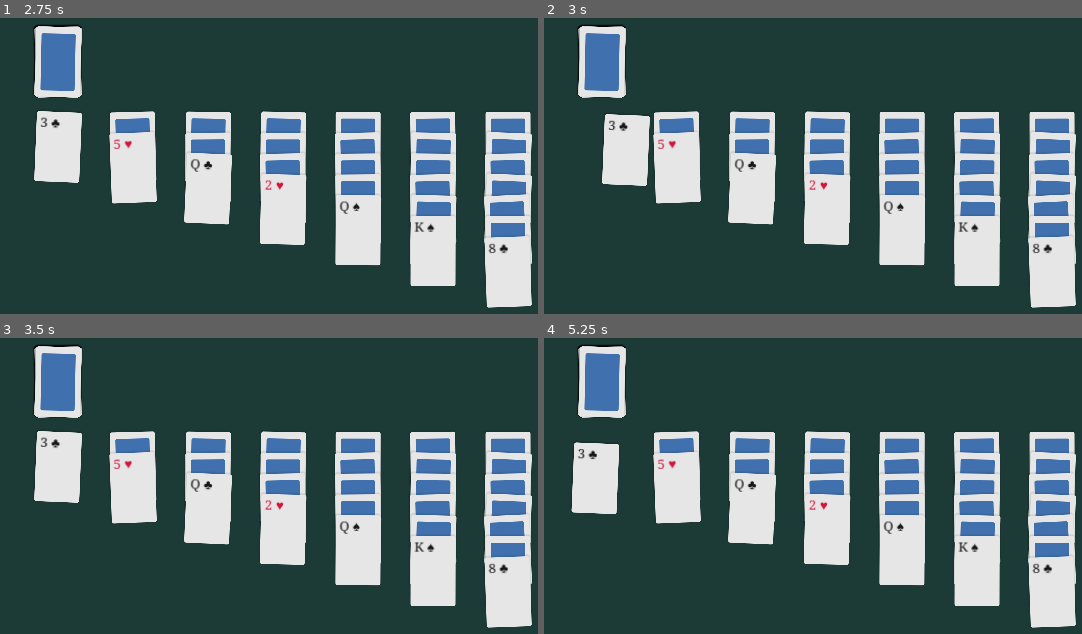
Above: before the commit, frames 1-4 (two rows, left to right).
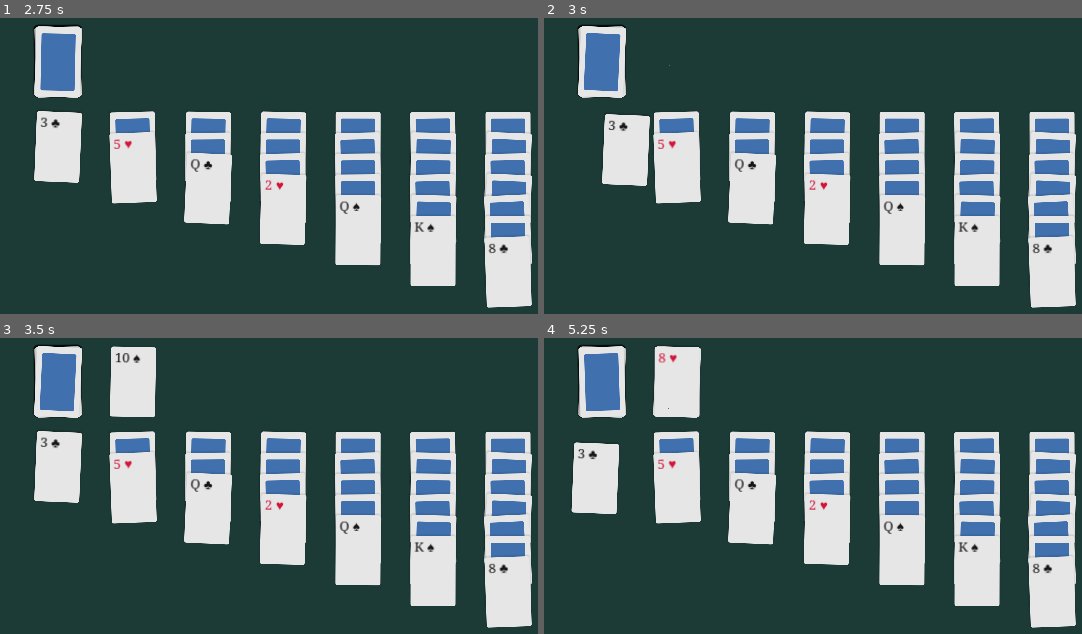
Above: after the commit, the same moments.

Repository: benet1one/klondike
Game: Godot game, scene res://game.tscn
Same seed, same stepped clock (60 frames per second), same inputs: the game is played once before the commit and once after it.
Inputs (mouse positions are in pixels of both pictures, inside the frame that each line leads up to):
- Up to frame 1 (2.75 s): click (59, 148) at 0.52 s; click (59, 148) at 1.27 s; click (59, 148) at 2.02 s
- Up to frame 2 (3 s): tap Enter at 2.75 s; move the mouse to (1028, 201) at 2.77 s; tap Tab (stack_event, bound only after the commit) at 2.85 s
- Up to frame 3 (3.5 s): no input
- Up to frame 4 (5.25 s): tap Space at 3.5, 5 s; move the mouse to (689, 565) at 3.52 s; tap Tab (stack_event, bound only after the commit) at 3.6, 4.35, 5.1 s; tap Enter at 4.25 s; move the mouse to (931, 444) at 4.27 s; move the mouse to (807, 633) at 5.02 s

Frame 1 is identical in both runs. In frame 2, less than 0.1% of the frame differs, in the area x 7-24%, y 5-25%; in frame 3, 2.1%; in frame 4, 2.3%, in the area x 6-30%, y 2-28%.

Commit message:
Added shortcut for discarding

Diff:
--- a/project.godot
+++ b/project.godot
@@ -30,6 +30,14 @@
 
 project/assembly_name="Klondike"
 
+[input]
+
+stack_event={
+"deadzone": 0.5,
+"events": [Object(InputEventKey,"resource_local_to_scene":false,"resource_name":"","device":-1,"window_id":0,"alt_pressed":false,"shift_pressed":false,"ctrl_pressed":false,"meta_pressed":false,"pressed":false,"keycode":0,"physical_keycode":4194306,"key_label":0,"unicode":0,"location":0,"echo":false,"script":null)
+]
+}
+
 [rendering]
 
 renderer/rendering_method="gl_compatibility"
--- a/stack.gd
+++ b/stack.gd
@@ -18,6 +18,9 @@
 	for card in discard:
 		Main.grabbed_on_top(card)
 
+	if Input.is_action_just_pressed("stack_event"):
+		stack_event()
+
 	if discard.size() == last_discard_size:
 		return
 	last_discard_size = discard.size()
@@ -27,6 +30,9 @@
 		discard.back().enable_grab()
 
 func _on_stack_clicked() -> void:
+	stack_event()
+
+func stack_event() -> void:
 	if stack.is_empty():
 		stack.append_array(discard)
 		stack.reverse()
